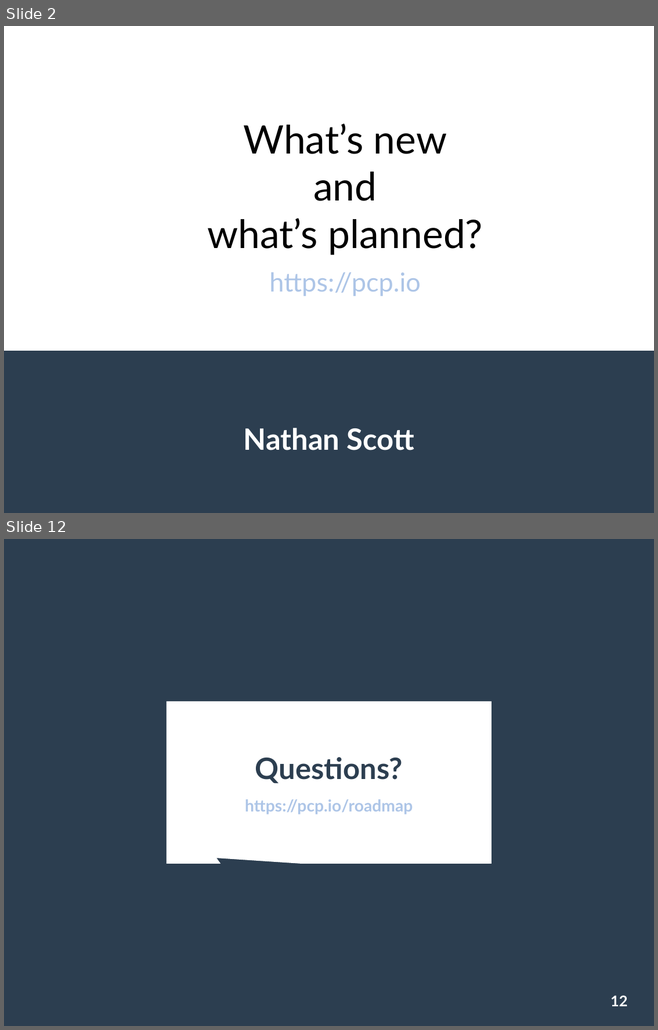
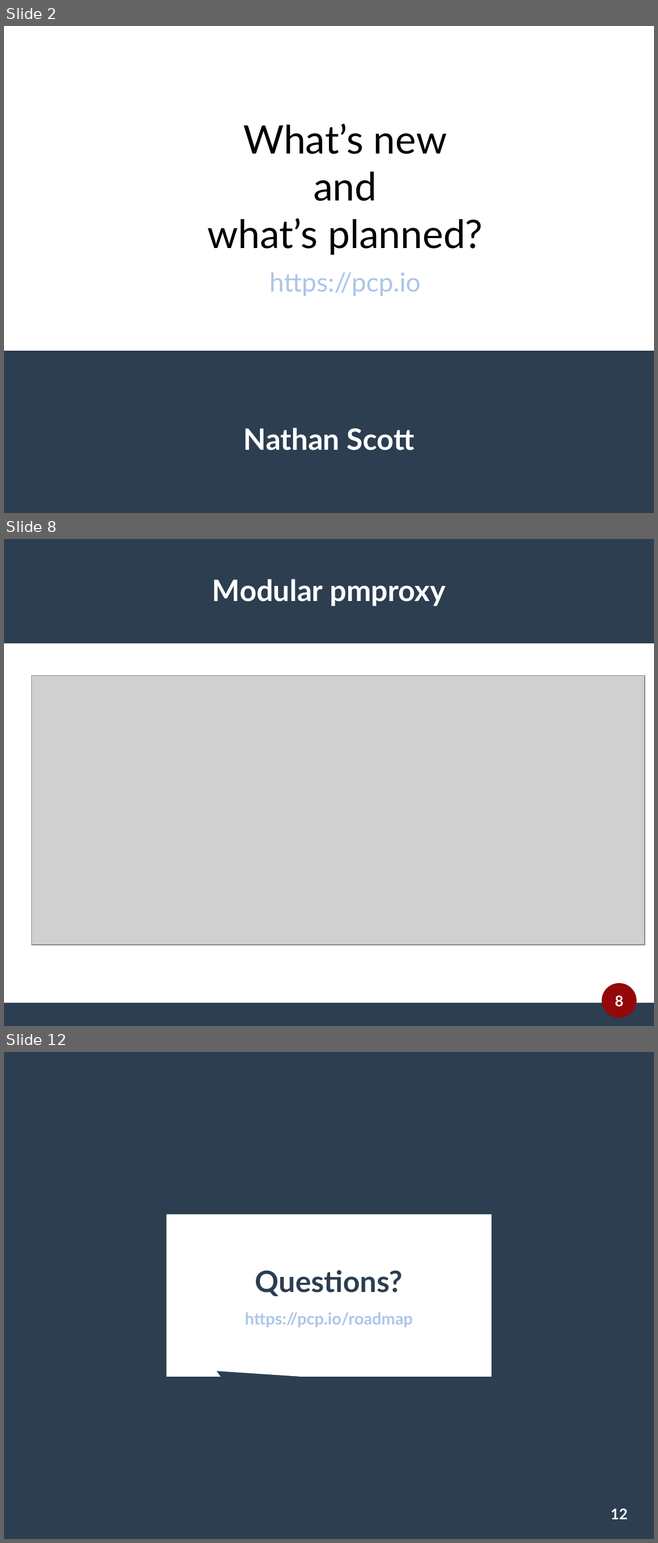
Before and after one commit to sanjulamadurapperuma/performancecopilot.github.io, a slide deck: papers/whats-new-mel.odp. Shown one above the other, each under a label of ours: slides 2 and 12 before the commit, slides 2, 8 and 12 after it; the slides between them are not shown. The pictures are 658x1030 and 658x1543 pixels, drawn with LibreOffice and Linux fonts; fonts in the diff are those of the drawing; grey boxes stand for pictures. Boxes give left, top, right and bottom in pixels: in the first picture for what was removed or moved away, otherwise in the second. Text is boxed around its words. In the diff, an @@ line names an element or a change of style, - is before the commit and + after.

```diff
--- a/papers/whats-new-mel.odp
+++ b/papers/whats-new-mel.odp
@@ slide 8 added at <box>4,539,654,1026</box>, background #FFFFFF @@
@@ rectangle added at <box>4,539,654,643</box>, fill #2C3E50 @@
@@ title added at <box>212,579,445,606</box>, 36 pt, text #FFFFFF, bold @@
+Modular pmproxy
@@ picture added at <box>32,675,645,945</box> @@
@@ ellipse added at <box>602,983,637,1018</box>, fill #94070A @@
@@ rectangle added at <box>4,1003,654,1026</box>, fill #2C3E50 @@
@@ page number added at <box>615,995,623,1007</box>, 18 pt, text #FFFFFF, bold @@
+8
```
Also in this commit, not shown: 8 slides changed, 1 slide removed, 17 other files.
